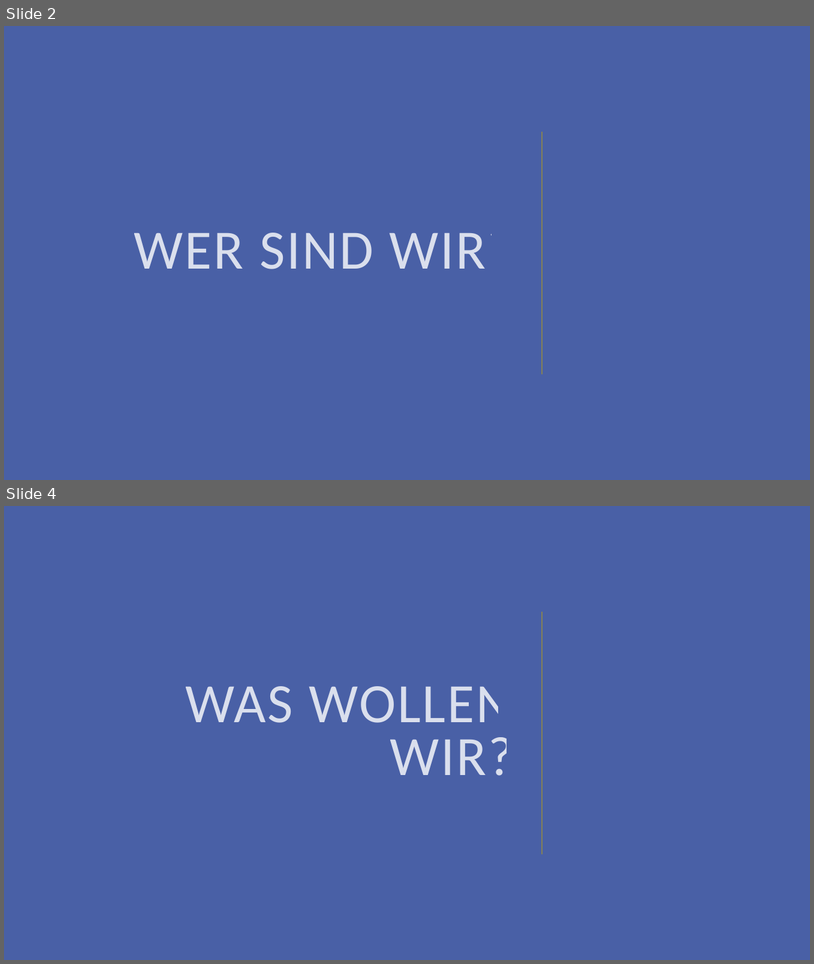
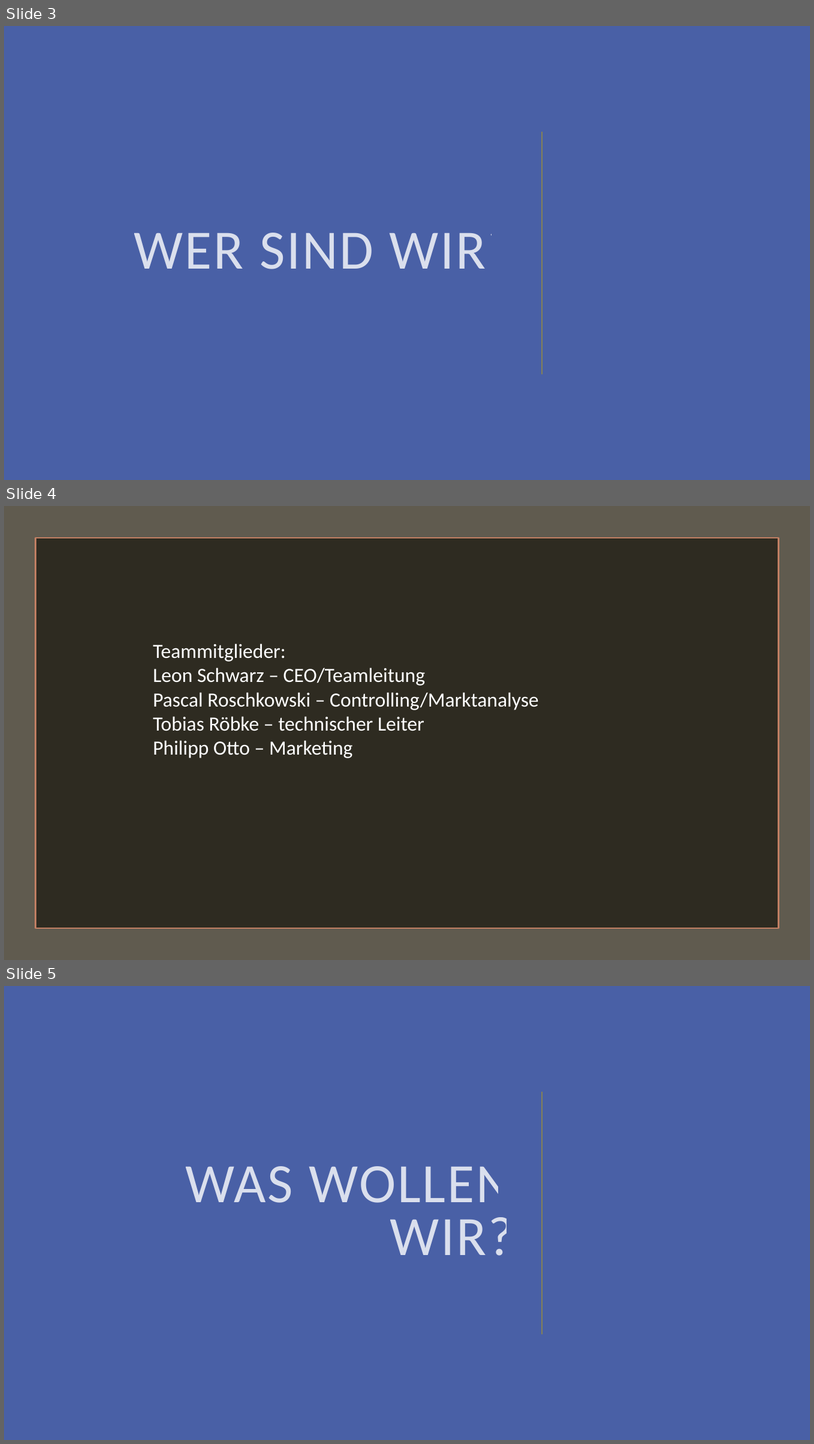
Before and after one commit to plastikpamaro/MKon, a slide deck: Firmenpräsentation.pptx. Shown one above the other, each under a label of ours: slides 2 and 4 before the commit, slides 3, 4 and 5 after it; the slides between them are not shown. The pictures are 814x964 and 814x1444 pixels, drawn with LibreOffice and Linux fonts; fonts in the diff are those of the drawing. Boxes give left, top, right and bottom in pixels: in the first picture for what was removed or moved away, otherwise in the second. Text is boxed around its words. In the diff, an @@ line names an element or a change of style, - is before the commit and + after.

```diff
--- a/Firmenpräsentation.pptx
+++ b/Firmenpräsentation.pptx
@@ slide 4 added at (4,506,810,960), background #C17F63 @@
@@ rectangle added at (4,506,810,960), fill #605B4F @@
@@ rectangle added at (35,538,779,928), fill #2E2B21, outline #C17F63 1.75 pt @@
@@ text added at (153,643,539,758), 24 pt, text #FFFFFF @@
+Teammitglieder:
+Leon Schwarz – CEO/Teamleitung
+Pascal Roschkowski – Controlling/Marktanalyse
+Tobias Röbke – technischer Leiter
+Philipp Otto – Marketing
@@ what was slide 2 is now slide 3 @@
@@ what was slide 4 is now slide 5 @@
```
Also in this commit, not shown: 5 other slides added, 3 slides removed, 1 other file.
